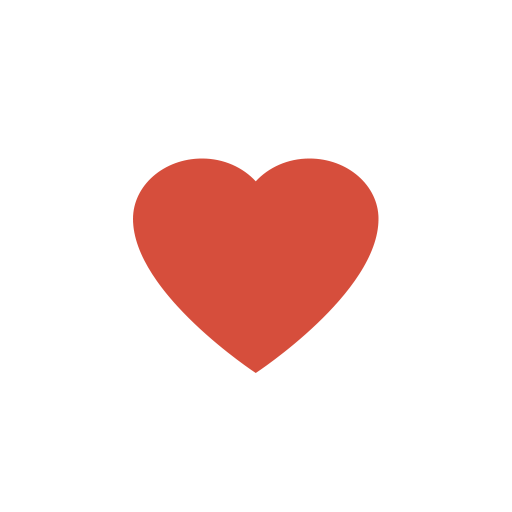
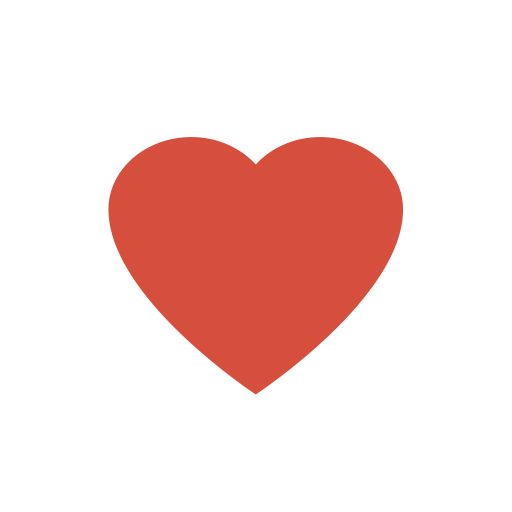
Layered file, before and after one edit (512×512). Changes by layer:
painted on "Shape 4" over [108, 137, 403, 395]
